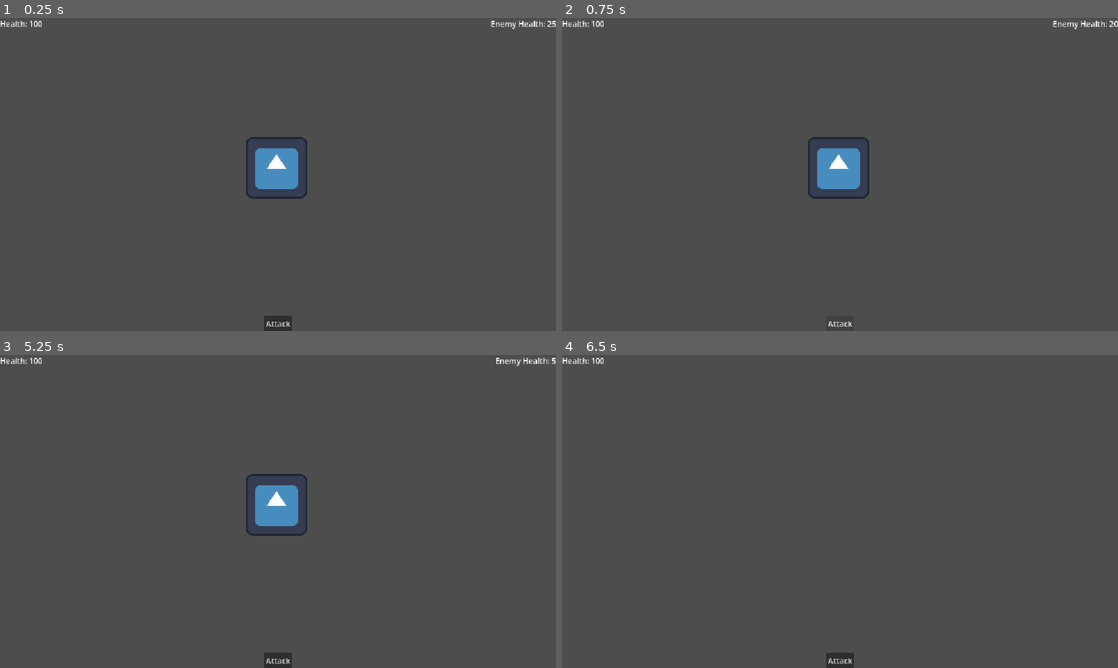
Above: before the commit, frames 1-4 (two rows, left to right).
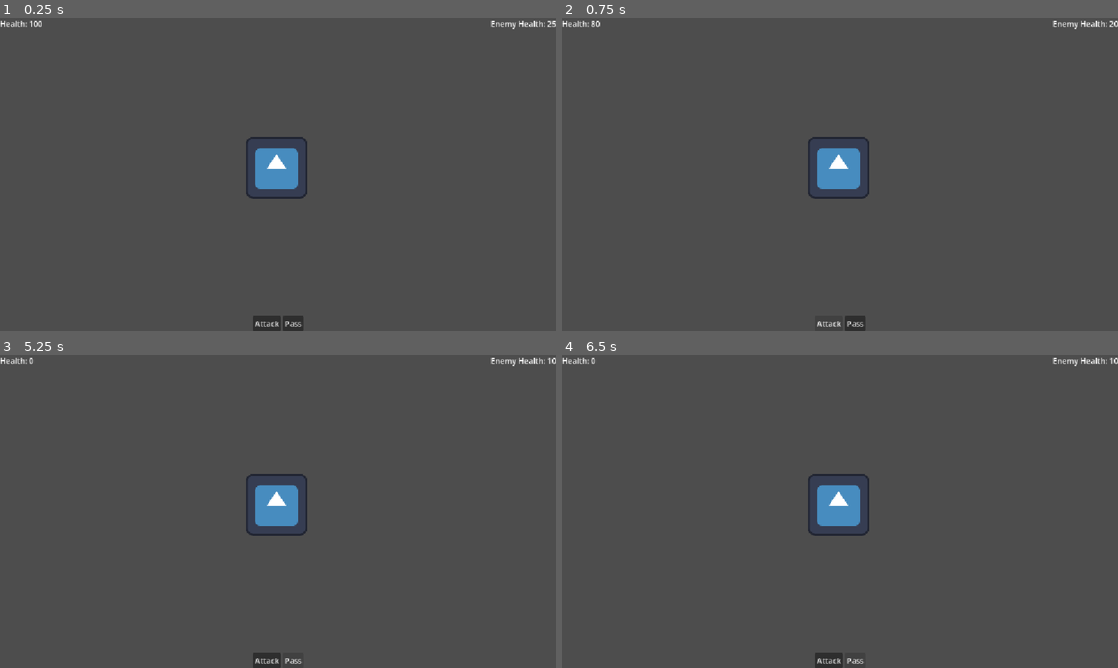
Above: after the commit, the same moments.

Repository: mmurrell0/toc-project1
Game: Godot game, scene res://game.tscn
Two runs of this game, one before a commit and one after it. Both use one fixed random seed, a clock stepped at 60 frames per second and the inputs below. The engine's default icon, where the game draws it, is replaced by a stand-in: a white triangle on a blue panel in a dark square.
Inputs (mouse positions are in pixels of both pictures, inside the frame that each line leads up to):
- Up to frame 1 (0.25 s): no input
- Up to frame 2 (0.75 s): click "Attack" at 0.5 s
- Up to frame 3 (5.25 s): click (294, 661) at 1.25 s, where only the run after the commit has a clickable "Pass"; click "Attack" at 2 s; click (294, 661) at 2.75 s, where only the run after the commit has a clickable "Pass"; click "Attack" at 3.5 s; click (294, 661) at 4.25 s, where only the run after the commit has a clickable "Pass"; tap Enter at 5 s
- Up to frame 4 (6.5 s): tap Space at 5.75 s

The runs differ from the first frame. In frame 1, 0.2% of the frame differs, in the area x 45-55%, y 95-100%; in frame 2, 0.2%; in frame 3, 0.3%; in frame 4, 1.6%, in the area x 5-100%, y 0-100%.

Commit message:
Updated logic and connections

Diff:
--- a/combat_controller.gd
+++ b/combat_controller.gd
@@ -6,7 +6,6 @@
 func next_turn():
 	if state == States.PLAYER_TURN:
 		state = States.ENEMY_TURN
-		print_debug("ENEMY TURN")
 	#if state == States.ENEMY_TURN:
 		#state = States.PLAYER_TURN
 		#print_debug("PLAYER TURN")
--- a/enemy.gd
+++ b/enemy.gd
@@ -1,5 +1,7 @@
 extends Sprite2D
 
+signal next_turn
+signal attack_player
 
 # Called when the node enters the scene tree for the first time.
 func _ready() -> void:
@@ -13,3 +15,11 @@
 
 func _on_player_actions_player_attacked(damage: int) -> void:
 	$EnemyHealth.take_damage(damage)
+
+
+func _on_game_next_turn() -> void:
+	next_turn.emit()
+
+
+func _on_enemy_state_machine_attack_player(damage: int) -> void:
+	attack_player.emit(damage)
--- a/enemy.tscn
+++ b/enemy.tscn
@@ -13,3 +13,6 @@
 script = ExtResource("3_qi2p4")
 
 [node name="EnemyHealth" parent="." unique_id=1520343953 instance=ExtResource("4_iifgy")]
+
+[connection signal="next_turn" from="." to="EnemyStateMachine" method="_on_enemy_next_turn"]
+[connection signal="attack_player" from="EnemyStateMachine" to="." method="_on_enemy_state_machine_attack_player"]
--- a/enemy_state_machine.gd
+++ b/enemy_state_machine.gd
@@ -1,12 +1,18 @@
 extends Node
 
 var combatController: Node
+signal attack_player
 
+# Enum of states corresponding to the automata
 enum States {WAIT, DECIDE, ATTACK, DEFEND, RUN_AWAY, END_COMBAT}
+# Start state
 var state = States.WAIT
 
+# How aggress the enemy is
 var aggressionLevel = 5
+# How likely the enemy is to run away
 var runChance = 25
+# Random number input variable
 var randomNum = 6
 var playerKilled: bool = false
 
@@ -14,6 +20,103 @@
 	combatController = get_parent().get_parent().find_child("CombatController")
 
 func _process(delta: float) -> void:
+	pass
+
+
+func _state_wait():
+	# Do stuff maybe
+
+	# If the enemy dies during the player's turn transition to end combat state
+	if get_parent().find_child("EnemyHealth").health <= 0:
+		_change_state(States.END_COMBAT)
+		print_debug("ENEMY DIED")
+		print_debug("ENDING COMBAT")
+		_process_states()
+	# Else if recieves input that its the enemies turn transition to decide state
+	elif combatController.state == combatController.States.ENEMY_TURN:
+		_change_state(States.DECIDE)
+		print_debug("DECIDING")
+		_process_states()
+
+
+func _state_decide():
+	# Do stuff maybe
+
+	# Generate a random number for input
+	randomNum = randi_range(0, 10)
+	# If the enemy health is less than 10 transition to run away state
+	if get_parent().find_child("EnemyHealth").health < 10:
+		_change_state(States.RUN_AWAY)
+		print_debug("RUNNING AWAY")
+		_process_states()
+	# Else if the random number input is greater or equal to
+	# the agression level transition to the attack state
+	elif randomNum >= aggressionLevel:
+		_change_state(States.ATTACK)
+		print_debug("ATTACKING")
+		_process_states()
+	# Else if the random number input is less than
+	# the agression level transition to the defending state
+	elif randomNum < aggressionLevel:
+		_change_state(States.DEFEND)
+		print_debug("DEFENDING")
+		_process_states()
+
+func _state_attack():
+	# Do stuff maybe
+	attack_player.emit(20)
+
+	# If the player is killed during the attack transition to the end combat state
+	if playerKilled:
+		_change_state(States.END_COMBAT)
+		print_debug("ENDING COMBAT")
+		_process_states()
+	# Else transition to the wait state and signal that it is the player's turn
+	else:
+		combatController.state = combatController.States.PLAYER_TURN
+		_change_state(States.WAIT)
+		print_debug("PLAYERS TURN AGAIN")
+		_process_states()
+
+func _state_defend():
+	# Do stuff maybe
+
+	# Signal that it is the player's turn, and transition to the wait state
+	combatController.state = combatController.States.PLAYER_TURN
+	_change_state(States.WAIT)
+	print_debug("PLAYERS TURN AGAIN")
+	_process_states()
+
+func _state_run_away():
+	# Do stuff maybe
+
+	# Generate a random number between 0 and 100
+	randomNum = randi_range(0, 100)
+	# If the random number input is greater than runChance then transition to the wait state
+	# Enemy failed to run
+	if randomNum > runChance:
+		_change_state(States.WAIT)
+		print_debug("PLAYERS TURN AGAIN")
+		_process_states()
+	# Else if the random number input os less than or equal to the runChance then transtion
+	# to the end combat state, Enemy successfully ran away
+	elif randomNum <= runChance:
+		_change_state(States.END_COMBAT)
+		print_debug("ENDING COMBAT")
+		_process_states()
+
+func _state_end_combat():
+	# Do stuff maybe
+
+	# End the combat by removing the enemy
+	print_debug("COMBAT ENDED")
+	owner.queue_free()
+
+# Function to set the new state of the enemy
+func _change_state(new_state: States):
+	state = new_state
+
+func _process_states():
 	match state:
 		States.WAIT:
 			_state_wait()
@@ -28,65 +131,5 @@
 		States.END_COMBAT:
 			_state_end_combat()
 
-func _state_wait():
-	# Do stuff maybe
-
-	if get_parent().get_parent().find_child("Player Stats").health <= 0:
-		_change_state(States.END_COMBAT)
-		print_debug("ENDING COMBAT")
-	elif combatController.state == combatController.States.ENEMY_TURN:
-		_change_state(States.DECIDE)
-		print_debug("DECIDING")
-
-func _state_decide():
-	# Do stuff maybe
-
-	randomNum = randi_range(0, 10)
-	if get_parent().find_child("EnemyHealth").health < 10:
-		_change_state(States.RUN_AWAY)
-		print_debug("RUNNING AWAY")
-	elif randomNum >= aggressionLevel:
-		_change_state(States.ATTACK)
-		print_debug("ATTACKING")
-	elif randomNum <= aggressionLevel:
-		_change_state(States.DEFEND)
-		print_debug("DEFENDING")
-
-func _state_attack():
-	# Do stuff maybe
-
-
-	if playerKilled:
-		_change_state(States.END_COMBAT)
-		print_debug("ENDING COMBAT")
-	else:
-		combatController.state = combatController.States.PLAYER_TURN
-		_change_state(States.WAIT)
-		print_debug("PLAYERS TURN AGAIN")
-
-func _state_defend():
-	# Do stuff maybe
-
-	combatController.state = combatController.States.PLAYER_TURN
-	_change_state(States.WAIT)
-	print_debug("PLAYERS TURN AGAIN")
-
-func _state_run_away():
-	# Do stuff maybe
-
-	randomNum = randi_range(0, 100)
-	if randomNum > runChance:
-		_change_state(States.WAIT)
-		print_debug("PLAYERS TURN AGAIN")
-	elif randomNum <= runChance:
-		_change_state(States.END_COMBAT)
-		print_debug("ENDING COMBAT")
-
-func _state_end_combat():
-	# Do stuff maybe
-
-	print_debug("COMBAT ENDED")
-	owner.queue_free()
-
-func _change_state(new_state: States):
-	state = new_state
+func _on_enemy_next_turn() -> void:
+	_process_states()
--- a/game.gd
+++ b/game.gd
@@ -14,3 +14,7 @@
 
 func _on_player_actions_player_attacked(damage: int) -> void:
 	print_debug("Player Attacked")
+
+
+func _on_player_actions_new_turn() -> void:
+	next_turn.emit()
--- a/game.tscn
+++ b/game.tscn
@@ -18,6 +18,9 @@
 
 [node name="CombatController" parent="." unique_id=22524856 instance=ExtResource("6_ryrav")]
 
+[connection signal="next_turn" from="." to="Enemy" method="_on_game_next_turn"]
 [connection signal="next_turn" from="." to="CombatController" method="_on_game_next_turn"]
+[connection signal="new_turn" from="PlayerActions" to="." method="_on_player_actions_new_turn"]
 [connection signal="player_attacked" from="PlayerActions" to="." method="_on_player_actions_player_attacked"]
 [connection signal="player_attacked" from="PlayerActions" to="Enemy" method="_on_player_actions_player_attacked"]
+[connection signal="attack_player" from="Enemy" to="Player Stats" method="_on_enemy_attack_player"]
--- a/player_actions.gd
+++ b/player_actions.gd
@@ -1,6 +1,7 @@
 extends CanvasLayer
 
 signal player_attacked
+signal new_turn
 
 # Called when the node enters the scene tree for the first time.
 func _ready() -> void:
@@ -14,3 +15,10 @@
 func _on_attack_button_pressed() -> void:
 	player_attacked.emit(5)
 	get_parent().find_child("CombatController").state = get_parent().find_child("CombatController").States.ENEMY_TURN
+	print_debug("ENEMY TURN")
+	new_turn.emit()
+
+func _on_pass_button_pressed() -> void:
+	get_parent().find_child("CombatController").state = get_parent().find_child("CombatController").States.ENEMY_TURN
+	print_debug("ENEMY TURN")
+	new_turn.emit()
--- a/player_actions.tscn
+++ b/player_actions.tscn
@@ -23,4 +23,9 @@
 layout_mode = 2
 text = "Attack"
 
+[node name="Pass Button" type="Button" parent="Button Container" unique_id=1300051402]
+layout_mode = 2
+text = "Pass"
+
 [connection signal="pressed" from="Button Container/Attack Button" to="." method="_on_attack_button_pressed"]
+[connection signal="pressed" from="Button Container/Pass Button" to="." method="_on_pass_button_pressed"]
--- a/player_stats.gd
+++ b/player_stats.gd
@@ -16,5 +16,5 @@
 	if health <= 0:
 		health = 0
 
-func _on_player_actions_player_attacked(damage: int) -> void:
+func _on_enemy_attack_player(damage: int) -> void:
 	take_damage(damage)
